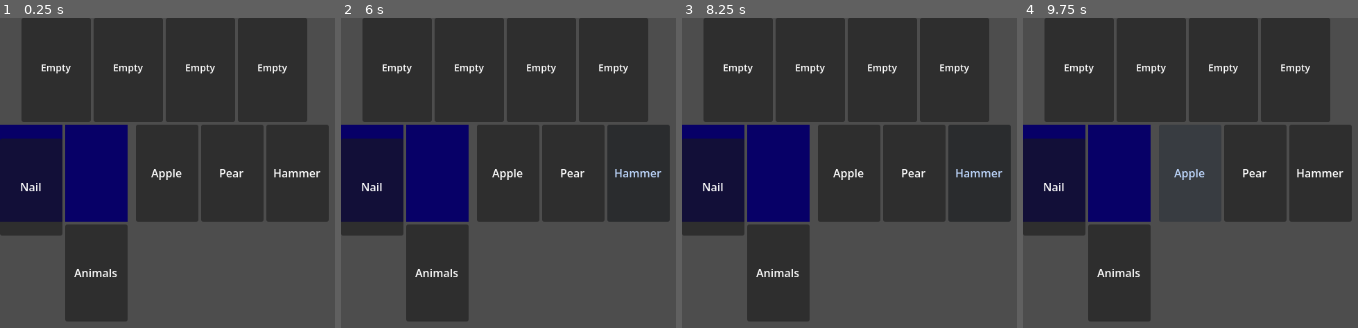
Above: before the commit, frames 1-4 (left to right).
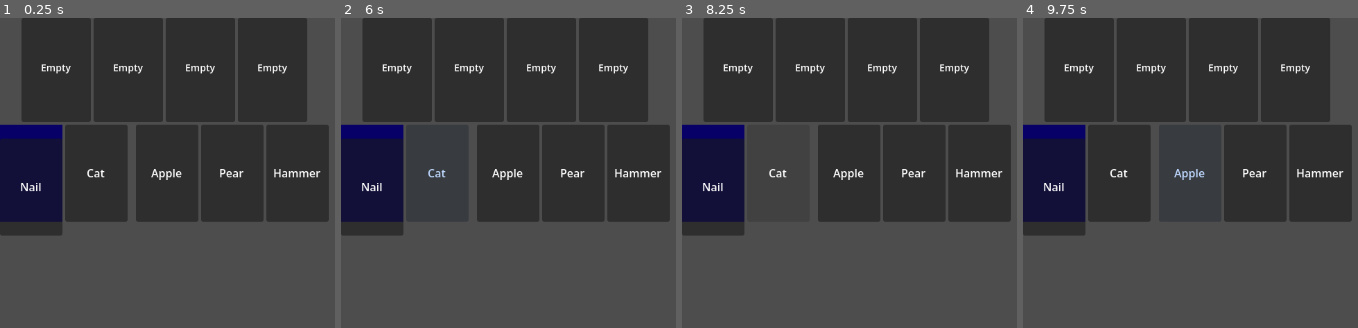
Above: after the commit, the same moments.

Repository: Crevlm/WordSolitaire
Game: Godot game, scene res://scenes/board.tscn
Same seed, same stepped clock (60 frames per second), same inputs: the game is played once before the commit and once after it. The project has no main scene, so this scene is started directly.
Inputs (mouse positions are in pixels of both pictures, inside the frame that each line leads up to):
- Up to frame 1 (0.25 s): no input
- Up to frame 2 (6 s): click (438, 272) at 0.5 s, where only the run before the commit has a clickable "Animals"; click "Apple" at 1.25 s; click "Pear" at 2 s; click "Hammer" at 2.75 s; click "Dog" at 3.5 s; click "Nail" at 4.25 s; click "Dog" at 5 s; click "Dog" (after the commit: "Cat") at 5.75 s
- Up to frame 3 (8.25 s): click "Dog" at 6.5 s; click "Nail" at 7.25 s; click "Dog" (after the commit: "Cat") at 8 s
- Up to frame 4 (9.75 s): click (1120, 272) at 8.75 s, where only the run before the commit has a clickable "Animals"; click "Apple" at 9.5 s

The runs differ from the first frame. In frame 1, 12% of the frame differs, in the area x 19-39%, y 34-98%; in frame 2, 12%, in the area x 19-96%, y 34-98%; in frame 3, 12%; in frame 4, 12%.

Commit message:
Basic Setup of Card Flip Fixed

Diff:
--- a/scenes/board.tscn
+++ b/scenes/board.tscn
@@ -60,14 +60,6 @@
 layout_mode = 2
 word = "Cat"
 category = "Animals"
-is_face_down = true
-
-[node name="Card" parent="MainLayout/Tableau/Column2" unique_id=456300549 instance=ExtResource("1_bw3vb")]
-layout_mode = 2
-word = "Animals"
-category = "Animals"
-is_category_card = true
-required_count = 2
 
 [node name="Column3" type="VBoxContainer" parent="MainLayout/Tableau" unique_id=93828439]
 layout_mode = 2
